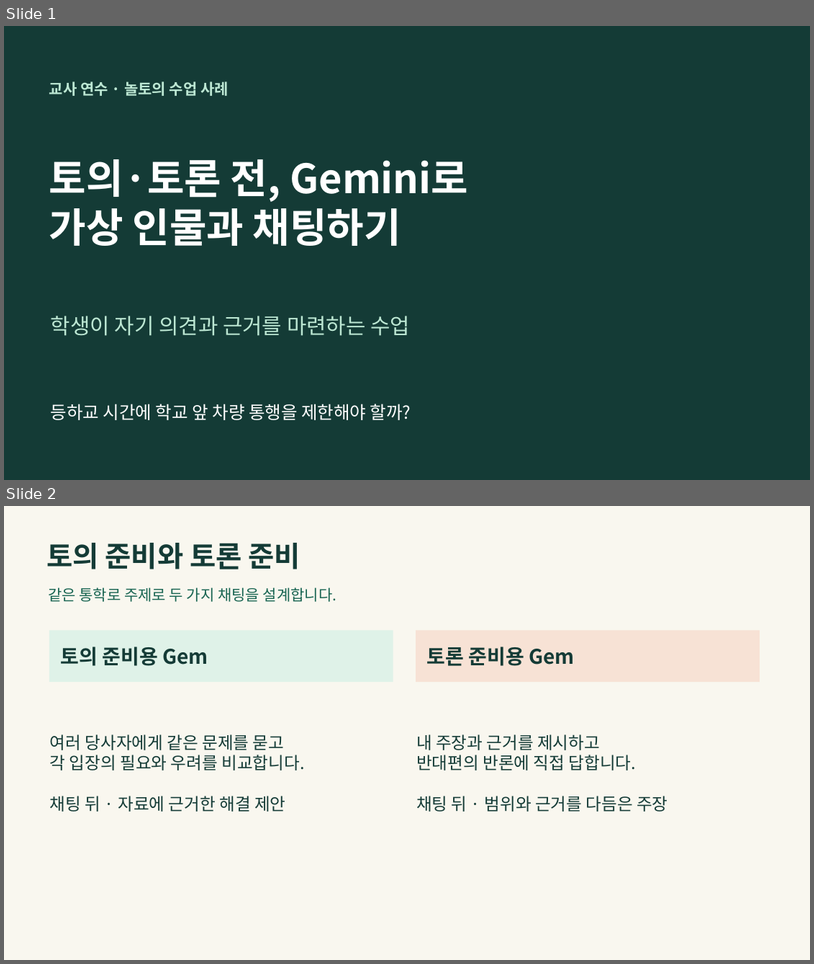
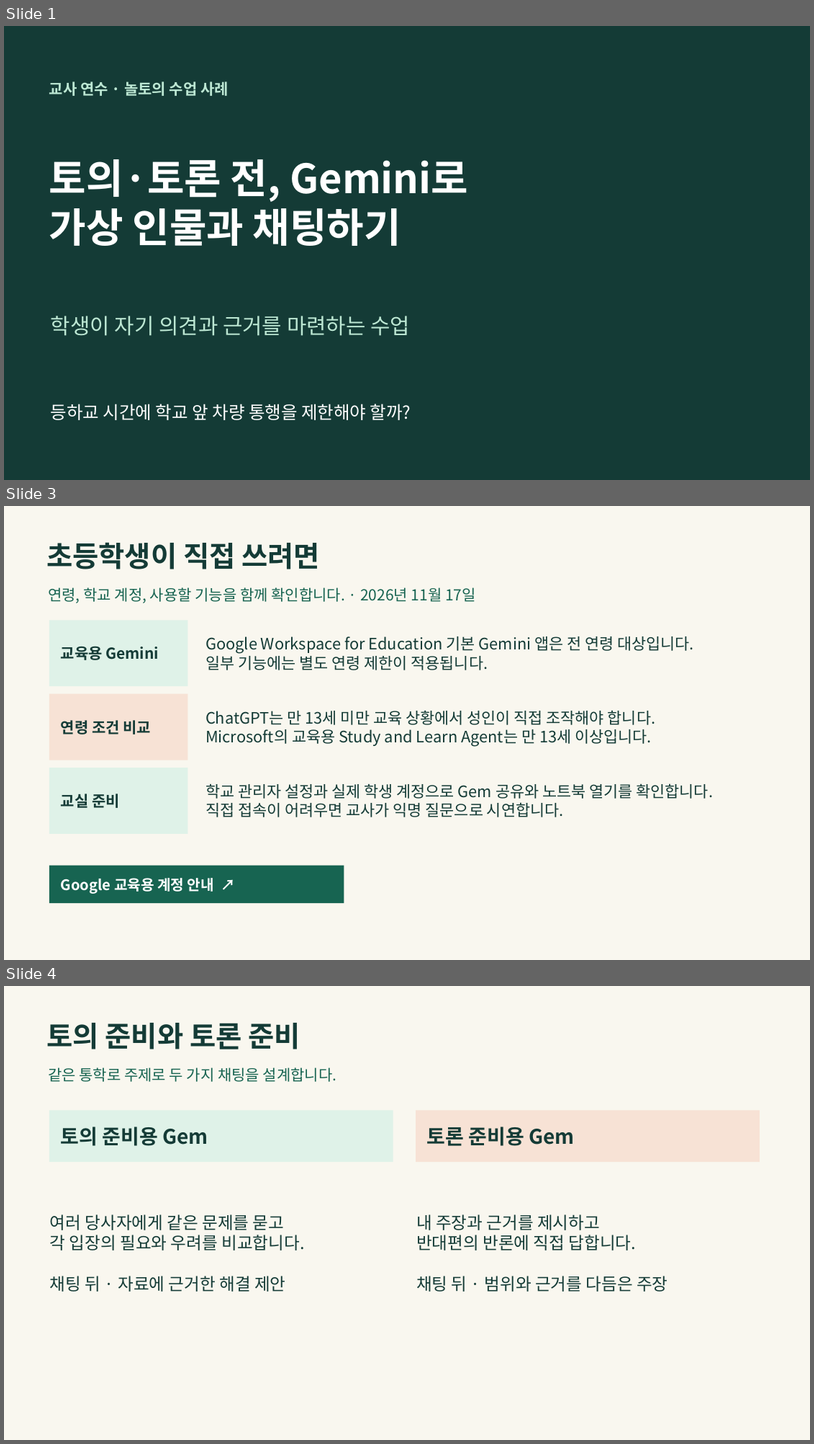
Before and after one commit to LUCKYBRIDGE/gemini-discussion, a slide deck: output/gemini-discussion.pptx. Shown one above the other, each under a label of ours: slides 1 and 2 before the commit, slides 1, 3 and 4 after it; the slides between them are not shown. The pictures are 814x964 and 814x1444 pixels, drawn with LibreOffice and Linux fonts; fonts in the diff are those of the drawing. Boxes give left, top, right and bottom in pixels: in the first picture for what was removed or moved away, otherwise in the second. Text is boxed around its words. In the diff, an @@ line names an element or a change of style, - is before the commit and + after.

```diff
--- a/output/gemini-discussion.pptx
+++ b/output/gemini-discussion.pptx
@@ slide 3 added at [4,506,810,960], background #F9F7EF @@
@@ text added at [46,542,320,569], 33.8 pt, text #143B36, bold @@
+초등학생이 직접 쓰려면
@@ text added at [48,587,476,603], 18 pt, text #176451 @@
+연령, 학교 계정, 사용할 기능을 함께 확인합니다. · 2026년 11월 17일
@@ rectangle added at [49,620,188,686], fill #DFF2E8, 18 pt, text #143B36, bold @@
+교육용 Gemini
@@ text added at [206,636,694,670], 18.8 pt, text #143B36 @@
+Google Workspace for Education 기본 Gemini 앱은 전 연령 대상입니다.
+일부 기능에는 별도 연령 제한이 적용됩니다.
@@ rectangle added at [49,693,188,759], fill #F7E2D5, 18 pt, text #143B36, bold @@
+연령 조건 비교
@@ text added at [206,710,656,746], 18.8 pt, text #143B36 @@
+ChatGPT는 만 13세 미만 교육 상황에서 성인이 직접 조작해야 합니다.
+Microsoft의 교육용 Study and Learn Agent는 만 13세 이상입니다.
@@ rectangle added at [49,767,188,834], fill #DFF2E8, 18 pt, text #143B36, bold @@
+교실 준비
@@ text added at [206,783,714,817], 18.8 pt, text #143B36 @@
+학교 관리자 설정과 실제 학생 계정으로 Gem 공유와 노트북 열기를 확인합니다.
+직접 접속이 어려우면 교사가 익명 질문으로 시연합니다.
@@ rectangle added at [49,865,345,903], fill #176451, 17.2 pt, text #FFFFFF, bold @@
+Google 교육용 계정 안내 ↗
@@ what was slide 2 is now slide 4 @@
```
Also in this commit, not shown: 4 other slides added, 1 other file.
